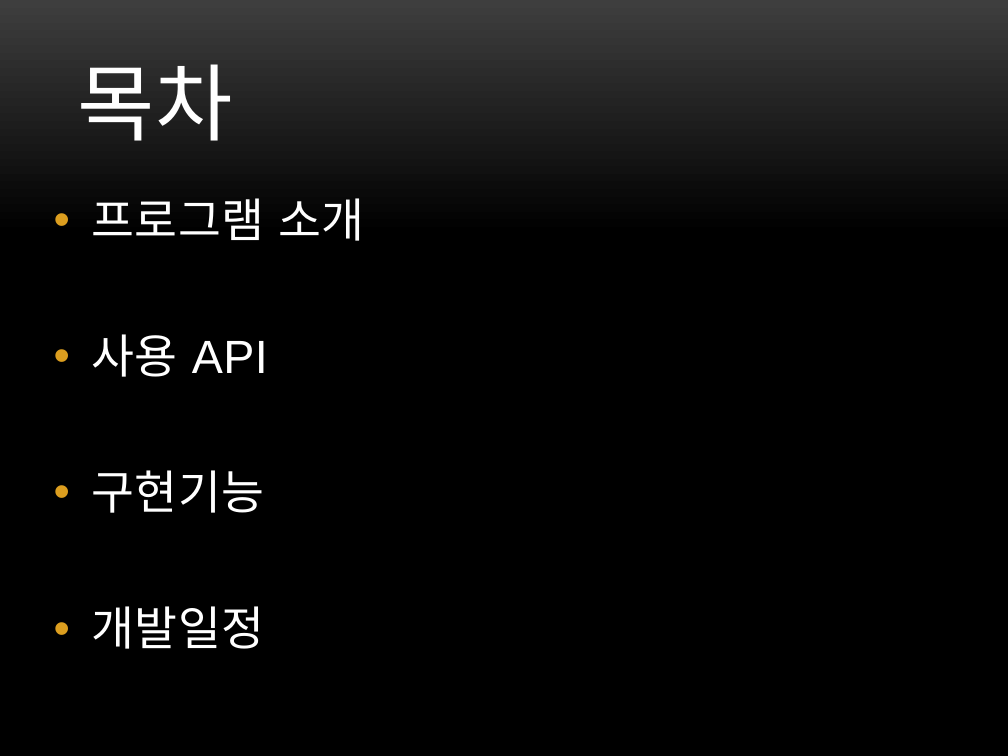
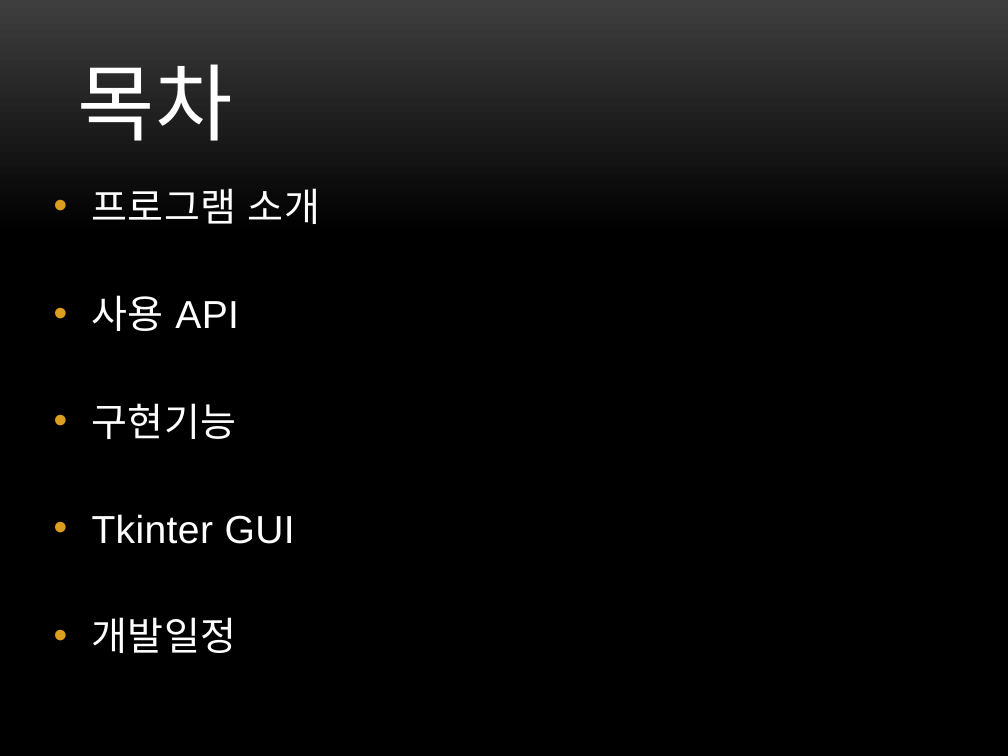
Before and after one commit to mminionss/script-language, a slide deck: slide 2 of 스크립트언어 팀플.pptx. Drawn at 1008x756 pixels with LibreOffice and Linux fonts; fonts in the diff are those of the drawing; background and template pictures are left out. Boxes give left, top, right and bottom in pixels: in the first picture for what was removed or moved away, otherwise in the second. Text is boxed around its words. In the diff, an @@ line names an element or a change of style, - is before the commit and + after.

```diff
--- a/스크립트언어 팀플.pptx
+++ b/스크립트언어 팀플.pptx
@@ text at box(92, 188, 320, 653): size 33.3 to 27.9 pt in "프로그램 소개", "사용 API", "구현기능", "개발일정"; line spacing 0.9 to 0.8; less space between paragraphs @@
@@ text at box(92, 514, 295, 544): paragraph added @@
+• Tkinter GUI
```
Also in this commit, not shown: 2 other slides changed, 1 slide added.
